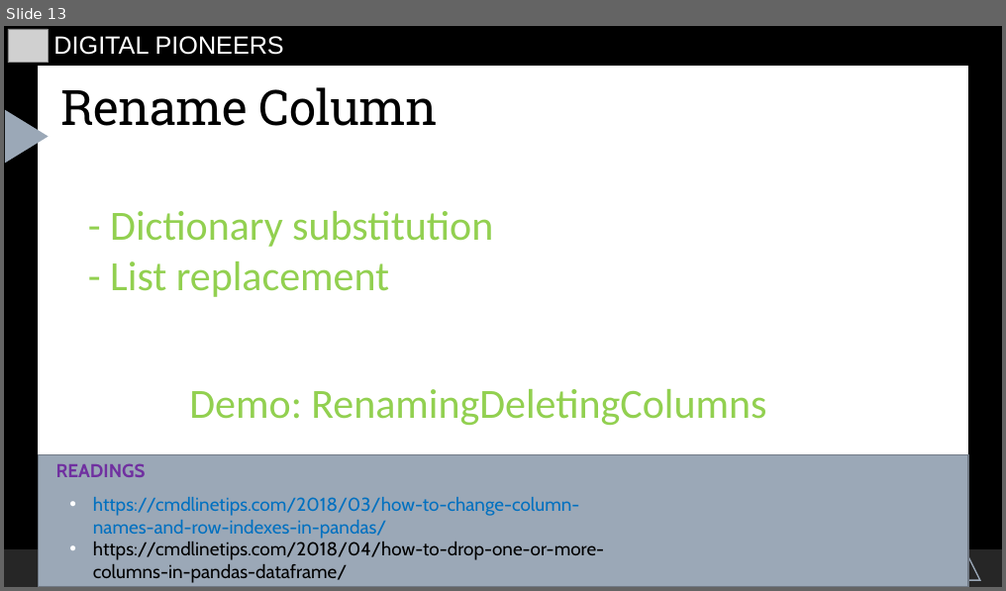
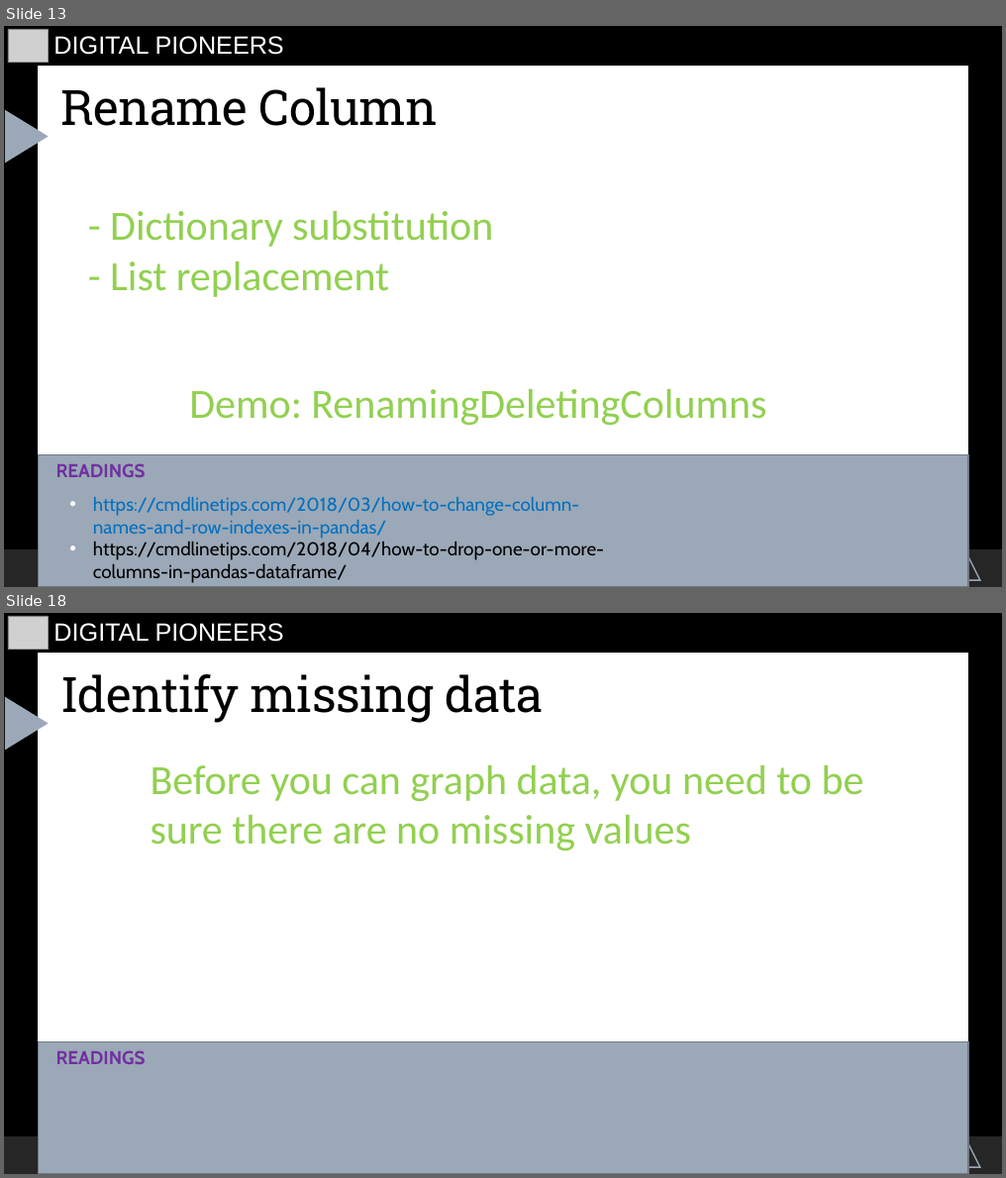
Before and after one commit to starswish2100/pythoninfinance, a slide deck: Introduction/hewei-material/5.Handling_Spreadsheets/HandlingSpreadsheets.odp. Shown one above the other, each under a label of ours: slide 13 before the commit, slides 13 and 18 after it; the slides between them are not shown. The pictures are 1006x591 and 1006x1178 pixels, drawn with LibreOffice and Linux fonts; fonts in the diff are those of the drawing; grey boxes stand for pictures. Boxes give left, top, right and bottom in pixels: in the first picture for what was removed or moved away, otherwise in the second. Text is boxed around its words. In the diff, an @@ line names an element or a change of style, - is before the commit and + after.

```diff
--- a/Introduction/hewei-material/5.Handling_Spreadsheets/HandlingSpreadsheets.odp
+++ b/Introduction/hewei-material/5.Handling_Spreadsheets/HandlingSpreadsheets.odp
@@ slide 18 added at <box>4,613,1002,1174</box>, background #000000; not listed: 5 template elements that a slide beside it also shows @@
@@ picture added at <box>8,616,49,650</box> @@
@@ text added at <box>54,623,284,642</box>, 24 pt, text #FFFFFF @@
+DIGITAL PIONEERS
@@ title added at <box>60,674,544,723</box>, 47 pt, text #000000 @@
+Identify missing data
@@ text added at <box>151,765,864,851</box>, 40 pt, text #92D050 @@
+– Before you can graph data, you need to be sure there are no missing values
@@ freeform shape added at <box>38,1042,968,1174</box>, fill #9BA8B7, outline #717A86 1.25 pt @@
@@ text added at <box>56,1051,146,1064</box>, 18 pt, text #7030A0, bold @@
+READINGS
```
Also in this commit, not shown: 7 other slides added, 4 other files.
